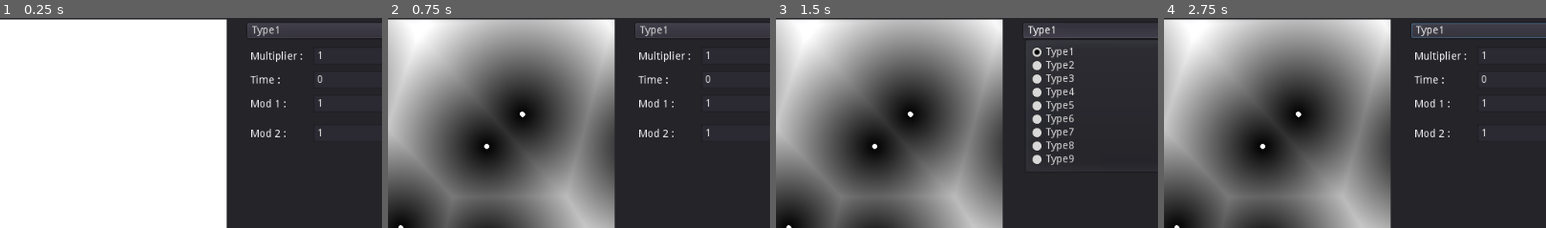
Above: before the commit, frames 1-4 (left to right).
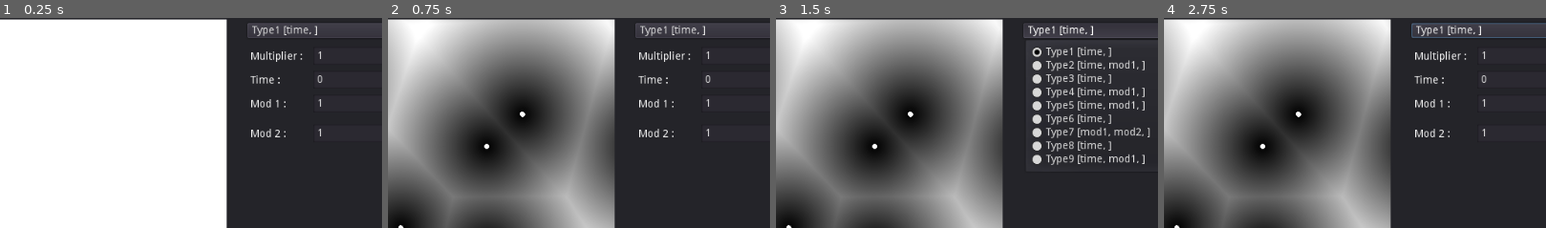
Above: after the commit, the same moments.

Repository: bitsydoge/godot-shader-to-image
Game: Godot game, scene res://Test.tscn
Two runs of this game, one before a commit and one after it. Both use one fixed random seed, a clock stepped at 60 frames per second and the inputs below.
Inputs:
- Up to frame 1 (0.25 s): no input
- Up to frame 2 (0.75 s): click "Generate" at 0.5 s
- Up to frame 3 (1.5 s): click "Type1" (after the commit: "Type1 [time, ]") at 1.25 s
- Up to frame 4 (2.75 s): click "U" at 2 s
The pictures show only the part of the screen within x 25-75%, y 1-51%; the shares and areas given below are measured in that part.

The runs differ from the first frame. In frame 1, 0.2% of the frame differs, in the area x 74-83%, y 3-9%; in frame 2, 0.2%; in frame 3, 2.3%, in the area x 74-98%, y 3-70%; in frame 4, 0.2%.

Commit message:
Simplified the tool
Update README.md
Update README.md

Diff:
--- a/ShaderToImage/ShaderToImage.gd
+++ b/ShaderToImage/ShaderToImage.gd
@@ -1,12 +1,6 @@
 extends Node2D
 
 signal generated
-
-export (Vector2) var resolution = Vector2(512,512)
-export (float) var multiplier = 1.0
-
-export(int) var type = 0
-var ___type_list = []
 
 #########################
 # Internal
@@ -18,12 +12,6 @@
 # ###
 var ___generated_image
 
-func set_type(id : int) -> void:
-	type = id
-
-func get_type_list() -> Array:
-	return ___type_list;
-
 func get_image() -> Image:
 	if ___generated_image != null:
 		return ___generated_image
@@ -31,26 +19,17 @@
 		printerr("No image generated, use generate_image() and wait for \"generated\" signal")
 		return null
 
-func add_custom_type(name : String, material : Material) -> int:
-	___type_list.push_back({
-		"name" : name,
-		"material" : material,
-	})
-	return ___type_list.size()-1
-
-func generate_image(args : Dictionary = {}):
+func generate_image(material : Material, resolution := Vector2(512,512), multiplier := 1.0, args := {}):
 	# Resize generating nodes
 	___viewport.size = resolution
 	___viewport.render_target_update_mode = Viewport.UPDATE_ALWAYS
 	___shader_container.rect_size = resolution
 
 	# Set material type
-	___shader_container.set_material(___type_list[type].material)
+	___shader_container.set_material(material)
 
-	#TODO use args array
 	# Set shaders param
 	___shader_container.get_material().set_shader_param("resolution", resolution*multiplier)
-
 	for arg in args:
 		___shader_container.get_material().set_shader_param(arg, args[arg])
 
--- a/Test.gd
+++ b/Test.gd
@@ -61,14 +61,16 @@
 ]
 
 func build_noise_type():
-	for _type in generator.get_type_list():
-		var name = _type.name
+	for _type in example_type:
+		var name = _type.name + " ["
+		for arg in _type.args:
+			name += arg + ", "
+
+		name += "]"
 		type.add_item(name)
 	pass
 
 func _ready():
-	for ex in example_type:
-		generator.add_custom_type(ex.name, ex.material)
 	build_noise_type();
 
 func _process(_delta):
@@ -77,9 +79,7 @@
 	pass
 
 func _on_Button_pressed():
-	generator.multiplier = multiplier.value
-	generator.set_type(type.get_selected_id())
-	generator.generate_image({"time": time.text, "mod1" : mod1.value, "mod2" : mod2.value})
+	generator.generate_image(example_type[type.get_selected_id()].material, Vector2(512,512), multiplier.value, {"time": time.text, "mod1" : mod1.value, "mod2" : mod2.value})
 	yield(generator, "generated")
 	getted_image = generator.get_image()
 
Not shown, changed: README.md
